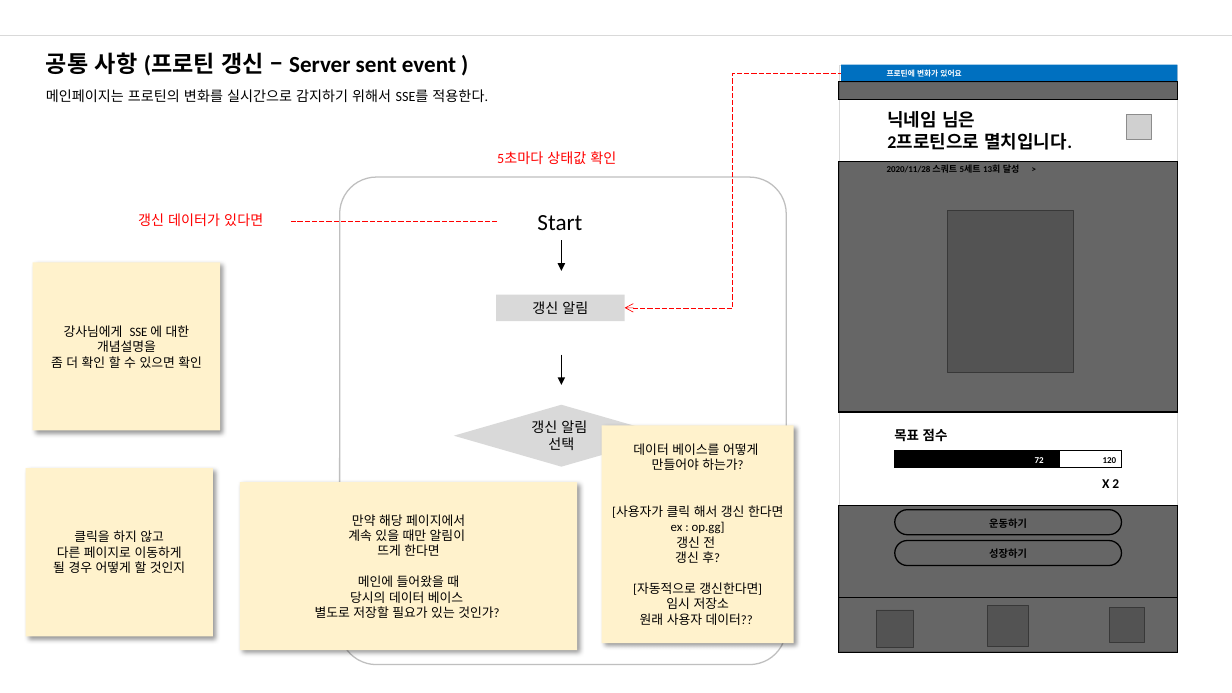
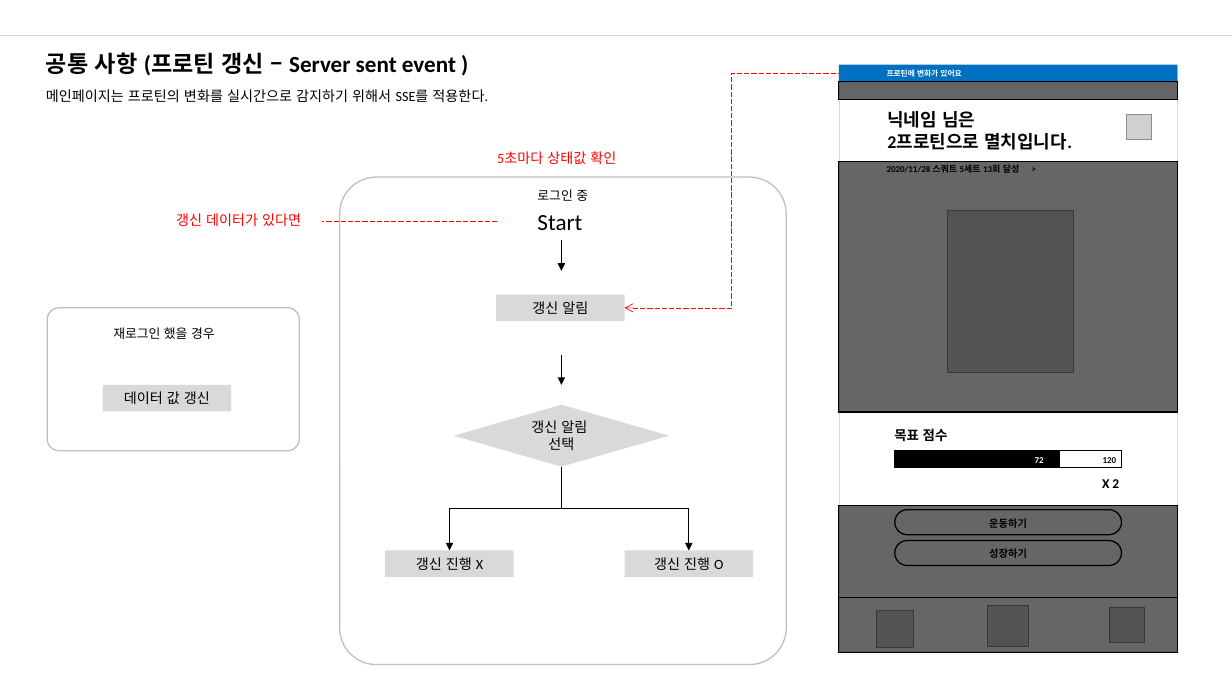
Before and after one commit to nohminkyoung/Final_project, a slide deck: slide 10 of finalproject_화면설계.pptx (slide 9 before the commit). Drawn at 1232x693 pixels with LibreOffice and Linux fonts; fonts in the diff are those of the drawing; grey boxes stand for pictures; background and template pictures are left out. Boxes give left, top, right and bottom in pixels: in the first picture for what was removed or moved away, otherwise in the second. Text is boxed around its words. In the diff, an @@ line names an element or a change of style, - is before the commit and + after.

```diff
--- a/finalproject_화면설계.pptx
+++ b/finalproject_화면설계.pptx
@@ elbow arrow (625, 308) - (839, 73): route changed @@
@@ text "갱신 데이터가 있다면": place and size @@
-text "갱신 데이터가 있다면" at box(138, 213, 263, 226)
+text "갱신 데이터가 있다면" at box(176, 213, 301, 226)
@@ text added at box(537, 189, 588, 201), 10 pt, text #000000 @@
+로그인 중
@@ line moved from (497, 222) - (291, 222) to (497, 222) - (323, 222) @@
@@ rectangle removed at box(32, 262, 220, 431) @@
-강사님에게 SSE 에 대한 개념설명을
-좀 더 확인 할 수 있으면 확인
@@ rounded rectangle added at box(47, 308, 299, 451), outline #BFBFBF 1 pt @@
@@ text added at box(113, 327, 215, 339), 10 pt, text #000000 @@
+재로그인 했을 경우
@@ rectangle added at box(103, 385, 231, 412), fill #D9D9D9, 11 pt, text #000000 @@
+데이터 값 갱신
@@ rectangle removed at box(602, 425, 794, 643) @@
-데이터 베이스를 어떻게
-만들어야 하는가?
-[사용자가 클릭 해서 갱신 한다면 ex : op.gg]
-갱신 전
-갱신 후?
-[자동적으로 갱신한다면]
-임시 저장소
-원래 사용자 데이터??
@@ rectangle removed at box(26, 469, 213, 637) @@
-클릭을 하지 않고
-다른 페이지로 이동하게
-될 경우 어떻게 할 것인지
@@ elbow arrow added from (562, 467) to (450, 551), #000000 0.5 pt @@
@@ elbow arrow added from (562, 467) to (689, 551), #000000 0.5 pt @@
@@ rectangle removed at box(240, 482, 578, 651) @@
-만약 해당 페이지에서
-계속 있을 때만 알림이
-뜨게 한다면
-메인에 들어왔을 때
-당시의 데이터 베이스
-별도로 저장할 필요가 있는 것인가?
@@ rectangle added at box(385, 551, 514, 578), fill #D9D9D9, 11 pt, text #000000 @@
+갱신 진행 X
@@ rectangle added at box(625, 551, 753, 578), fill #D9D9D9, 11 pt, text #000000 @@
+갱신 진행 O
```
Also in this commit, not shown: 13 other slides changed, 1 slide added.
